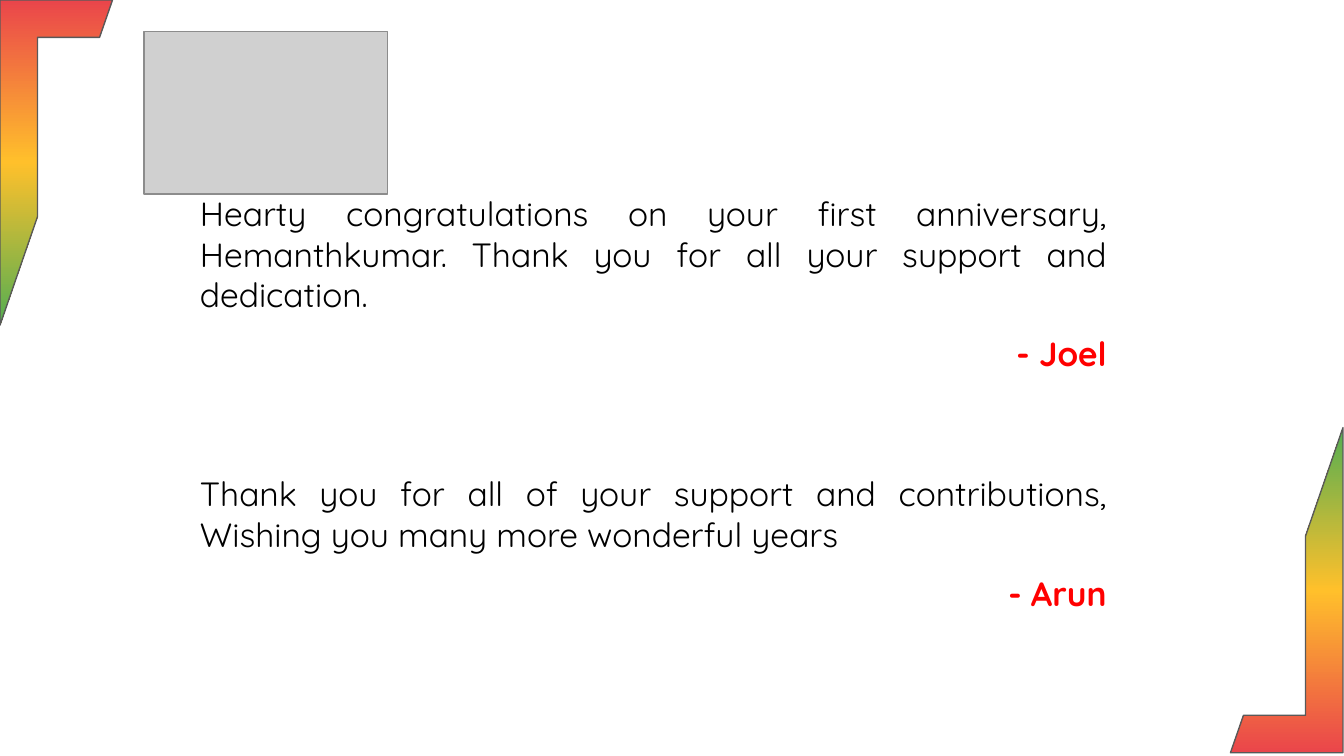
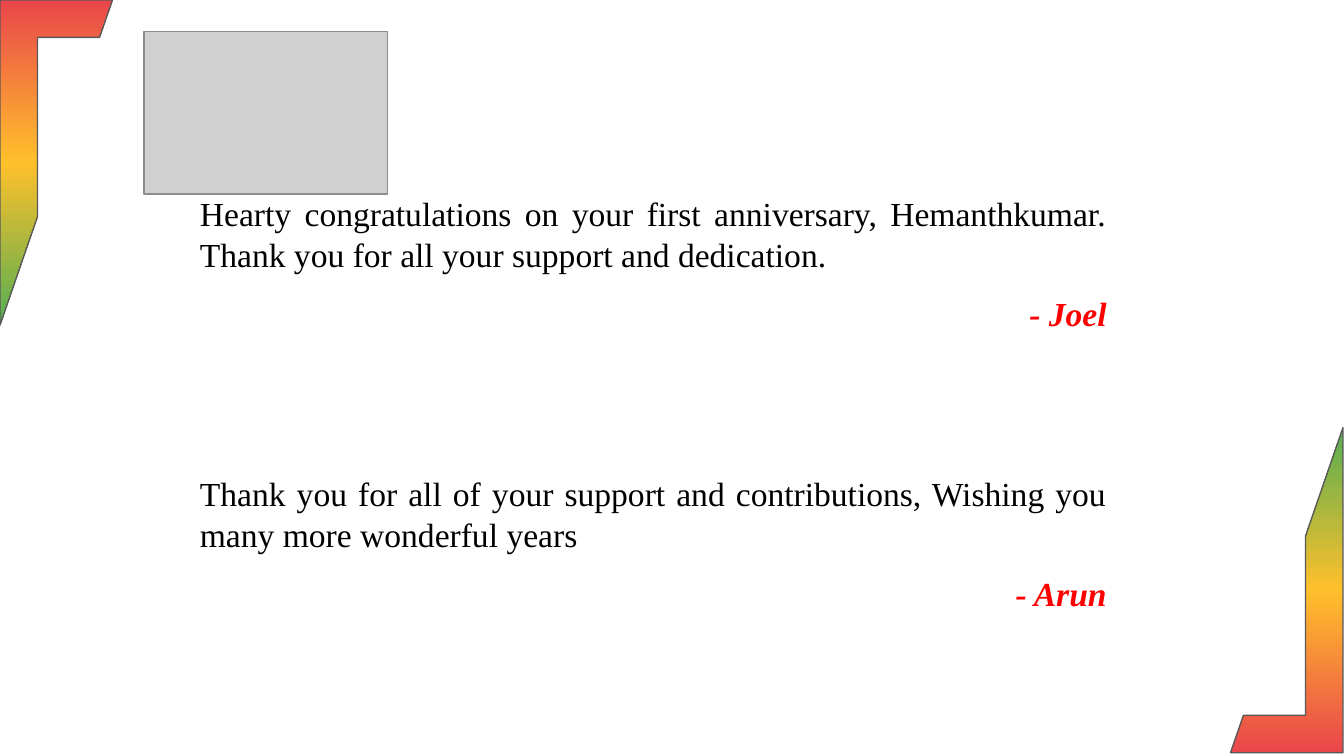
Before and after one commit to Harisudhan23/HR-automation-UI, a slide deck: slide 5 of media/Final_Anniversary_Presentation.pptx. Drawn at 1344x756 pixels with LibreOffice and Linux fonts; fonts in the diff are those of the drawing; grey boxes stand for pictures; background and template pictures are left out. Boxes give left, top, right and bottom in pixels: in the first picture for what was removed or moved away, otherwise in the second. Text is boxed around its words. In the diff, an @@ line names an element or a change of style, - is before the commit and + after.

```diff
--- a/media/Final_Anniversary_Presentation.pptx
+++ b/media/Final_Anniversary_Presentation.pptx
@@ text "Hearty congratulations on your first ..." at (200,202,1105,273): font Quicksand to Times New Roman @@
@@ text "- Joel" at (1049,302,1107,327): font Quicksand to Times New Roman, italic on @@
@@ text "- Joel": place and size @@
-text "- Joel" at (1039,341,1107,367)
+text "- Joel" at (1049,302,1107,327)
@@ text "Thank you for all of ..." at (200,482,1105,553): font Quicksand to Times New Roman @@
@@ text "- Arun" at (1034,583,1107,607): font Quicksand to Times New Roman, italic on @@
```
Also in this commit, not shown: 11 other slides changed, 11 other files.
